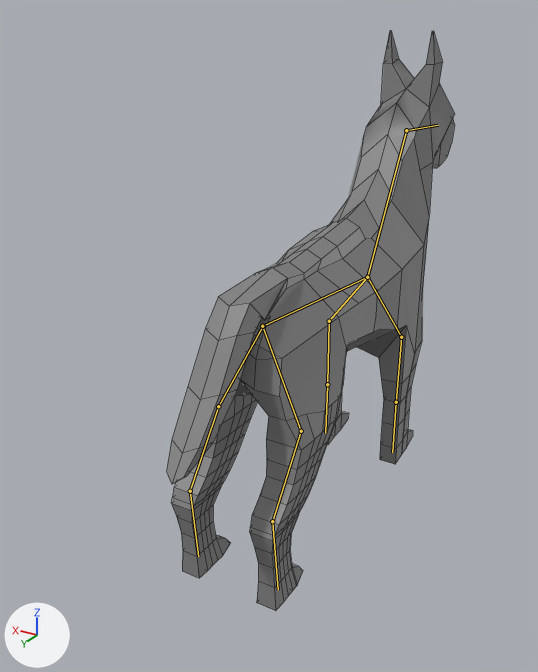
Before and after pictures for a commit that changed the Blender file Assets/wolf.blend.
One viewpoint serves both versions: a 50 mm camera at (-0.833, 1.772, 1.314) aimed at (0.108, 0.204, 0.53). Arrows for +X, +Y and +Z are at lower left; the lights stay in place. The bones that bend it are drawn over the model as lines. Mesh edges are drawn as thin lines.
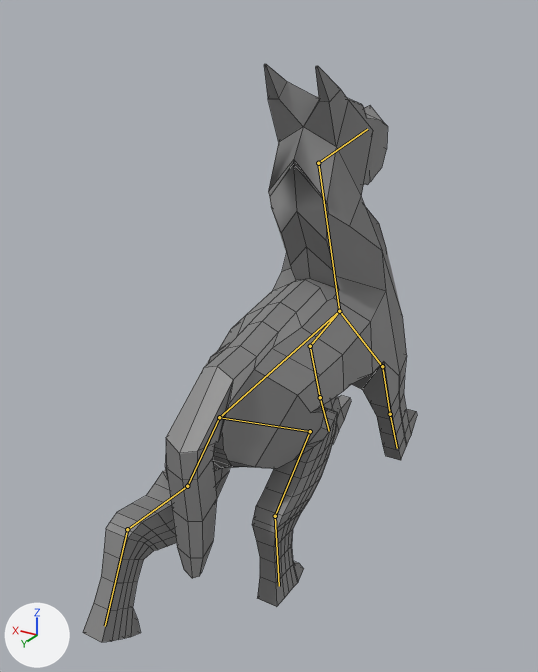
The newer file adds an action. The first version stands in its rest pose; the second is drawn at frame 0 of the action '骨架动作.001'.

Boxes (x1, y1, x2, y2) around the edits, measured in the pictures (538 x 672 px):
```json
{"object": "Plane.003", "change": "posed", "before": [167, 31, 455, 611], "after": [83, 64, 417, 642], "on screen": "16% wider"}
{"bone": "骨骼", "before": "(367, 277) to (406, 130)", "after": "(339, 311) to (318, 163)"}
{"bone": "骨骼.001", "before": "(406, 130) to (438, 125)", "after": "(318, 163) to (367, 129)"}
{"bone": "骨骼.002", "before": "(367, 277) to (329, 321)", "after": "(339, 311) to (310, 346)"}
{"bone": "骨骼.003", "before": "(329, 321) to (327, 384)", "after": "(310, 346) to (320, 397)"}
{"bone": "骨骼.004", "before": "(327, 384) to (325, 433)", "after": "(320, 397) to (329, 431)"}
{"bone": "骨骼.005", "before": "(367, 277) to (401, 337)", "after": "(339, 311) to (382, 366)"}
{"bone": "骨骼.006", "before": "(401, 337) to (396, 402)", "after": "(382, 366) to (390, 414)"}
{"bone": "骨骼.007", "before": "(396, 402) to (392, 452)", "after": "(390, 414) to (397, 448)"}
{"bone": "骨骼.009", "before": "(367, 277) to (263, 326)", "after": "(339, 311) to (219, 417)"}
{"bone": "骨骼.012", "before": "(218, 406) to (190, 491)", "after": "(187, 486) to (127, 529)"}
{"bone": "骨骼.013", "before": "(190, 491) to (198, 556)", "after": "(127, 529) to (105, 626)"}
{"bone": "骨骼.014", "before": "(262, 326) to (301, 431)", "after": "(219, 417) to (310, 431)"}
{"bone": "骨骼.015", "before": "(301, 431) to (272, 521)", "after": "(310, 431) to (275, 516)"}
{"bone": "骨骼.016", "before": "(272, 521) to (278, 590)", "after": "(275, 516) to (279, 586)"}
```

Scene script edits in JSON lines:
```json
{"block": "bone_骨骼", "where": "bone_骨骼 = bpy.data.objects['骨架'].pose.bones['骨骼']"}
{"op": "set", "path": "bone_骨骼.location", "old": "(0.0, 0.0, 0.0)", "new": "(0.0, -0.23, -0.224)"}
{"op": "set", "path": "bone_骨骼.rotation_quaternion", "old": "(1.0, 0.0, 0.0, 0.0)", "new": "(0.904, -0.428, 0.0, 0.0)", "note": "degrees (0, 0, 0) -> degrees (-51, 0, 0)"}
{"block": "bone_骨骼_001", "where": "bone_骨骼_001 = bpy.data.objects['骨架'].pose.bones['骨骼.001']  # child of '骨骼'"}
{"op": "set", "path": "bone_骨骼_001.rotation_quaternion", "old": "(1.0, 0.0, 0.0, 0.0)", "new": "(0.945, 0.327, 0.0, 0.0)", "note": "degrees (0, 0, 0) -> degrees (38, 0, 0)"}
{"block": "bone_骨骼_002", "where": "bone_骨骼_002 = bpy.data.objects['骨架'].pose.bones['骨骼.002']"}
{"op": "set", "path": "bone_骨骼_002.location", "old": "(0.0, 0.0, 0.0)", "new": "(-0.042, 0.066, 0.311)"}
{"op": "set", "path": "bone_骨骼_002.rotation_quaternion", "old": "(1.0, 0.0, 0.0, 0.0)", "new": "(0.982, -0.144, -0.104, 0.003)", "note": "degrees (0, 0, 0) -> degrees (-17, -12, 2)"}
{"block": "bone_骨骼_003", "where": "bone_骨骼_003 = bpy.data.objects['骨架'].pose.bones['骨骼.003']  # child of '骨骼.002'"}
{"op": "set", "path": "bone_骨骼_003.rotation_quaternion", "old": "(1.0, 0.0, 0.0, 0.0)", "new": "(0.998, 0.013, 0.0, 0.0)", "note": "degrees (0, 0, 0) -> degrees (1, 0, 0)"}
{"block": "bone_骨骼_004", "where": "bone_骨骼_004 = bpy.data.objects['骨架'].pose.bones['骨骼.004']  # child of '骨骼.003'"}
{"op": "set", "path": "bone_骨骼_004.rotation_quaternion", "old": "(1.0, 0.0, 0.0, 0.0)", "new": "(0.998, -0.06, 0.0, 0.001)", "note": "degrees (0, 0, 0) -> degrees (-7, 0, 0)"}
{"block": "bone_骨骼_005", "where": "bone_骨骼_005 = bpy.data.objects['骨架'].pose.bones['骨骼.005']"}
{"op": "set", "path": "bone_骨骼_005.location", "old": "(0.0, 0.0, 0.0)", "new": "(0.053, 0.066, 0.309)"}
{"op": "set", "path": "bone_骨骼_005.rotation_quaternion", "old": "(1.0, 0.0, 0.0, 0.0)", "new": "(1.03, -0.118, 0.085, 0.002)", "note": "degrees (0, 0, 0) -> degrees (-13, 9, -1)"}
{"block": "bone_骨骼_006", "where": "bone_骨骼_006 = bpy.data.objects['骨架'].pose.bones['骨骼.006']  # child of '骨骼.005'"}
{"op": "set", "path": "bone_骨骼_006.rotation_quaternion", "old": "(1.0, 0.0, 0.0, 0.0)", "new": "(0.988, -0.075, -0.001, 0.001)", "note": "degrees (0, 0, 0) -> degrees (-9, 0, 0)"}
{"block": "bone_骨骼_007", "where": "bone_骨骼_007 = bpy.data.objects['骨架'].pose.bones['骨骼.007']  # child of '骨骼.006'"}
{"op": "set", "path": "bone_骨骼_007.rotation_quaternion", "old": "(1.0, 0.0, 0.0, 0.0)", "new": "(1.002, -0.015, 0.0, 0.0)", "note": "degrees (0, 0, 0) -> degrees (-2, 0, 0)"}
{"block": "bone_骨骼_009", "where": "bone_骨骼_009 = bpy.data.objects['骨架'].pose.bones['骨骼.009']"}
{"op": "set", "path": "bone_骨骼_009.location", "old": "(0.0, 0.0, 0.0)", "new": "(0.0, 0.302, 0.108)"}
{"op": "set", "path": "bone_骨骼_009.rotation_quaternion", "old": "(1.0, 0.0, 0.0, 0.0)", "new": "(0.996, 0.088, 0.0, 0.0)", "note": "degrees (0, 0, 0) -> degrees (10, 0, 0)"}
{"block": "bone_骨骼_012", "where": "bone_骨骼_012 = bpy.data.objects['骨架'].pose.bones['骨骼.012']  # child of '骨骼.011'"}
{"op": "set", "path": "bone_骨骼_012.rotation_quaternion", "old": "(1.0, 0.0, 0.0, 0.0)", "new": "(0.816, -0.47, 0.0, -0.279)", "note": "degrees (0, 0, 0) -> degrees (-56, -16, -29)"}
{"block": "bone_骨骼_013", "where": "bone_骨骼_013 = bpy.data.objects['骨架'].pose.bones['骨骼.013']  # child of '骨骼.012'"}
{"op": "set", "path": "bone_骨骼_013.rotation_quaternion", "old": "(1.0, 0.0, 0.0, 0.0)", "new": "(0.948, 0.182, -0.002, 0.108)", "note": "degrees (0, 0, 0) -> degrees (21, -3, 13)"}
{"block": "bone_骨骼_014", "where": "bone_骨骼_014 = bpy.data.objects['骨架'].pose.bones['骨骼.014']  # child of '骨骼.009'"}
{"op": "set", "path": "bone_骨骼_014.rotation_quaternion", "old": "(1.0, 0.0, 0.0, 0.0)", "new": "(0.876, 0.383, 0.217, 0.209)", "note": "degrees (0, 0, 0) -> degrees (51, 13, 33)"}
{"block": "bone_骨骼_015", "where": "bone_骨骼_015 = bpy.data.objects['骨架'].pose.bones['骨骼.015']  # child of '骨骼.014'"}
{"op": "set", "path": "bone_骨骼_015.rotation_quaternion", "old": "(1.0, 0.0, 0.0, 0.0)", "new": "(0.758, -0.558, 0.0, -0.332)", "note": "degrees (0, 0, 0) -> degrees (-66, -22, -33)"}
{"block": "bone_骨骼_016", "where": "bone_骨骼_016 = bpy.data.objects['骨架'].pose.bones['骨骼.016']  # child of '骨骼.015'"}
{"op": "set", "path": "bone_骨骼_016.rotation_quaternion", "old": "(1.0, 0.0, 0.0, 0.0)", "new": "(0.994, 0.083, 0.001, 0.05)", "note": "degrees (0, 0, 0) -> degrees (10, 0, 6)"}
```
